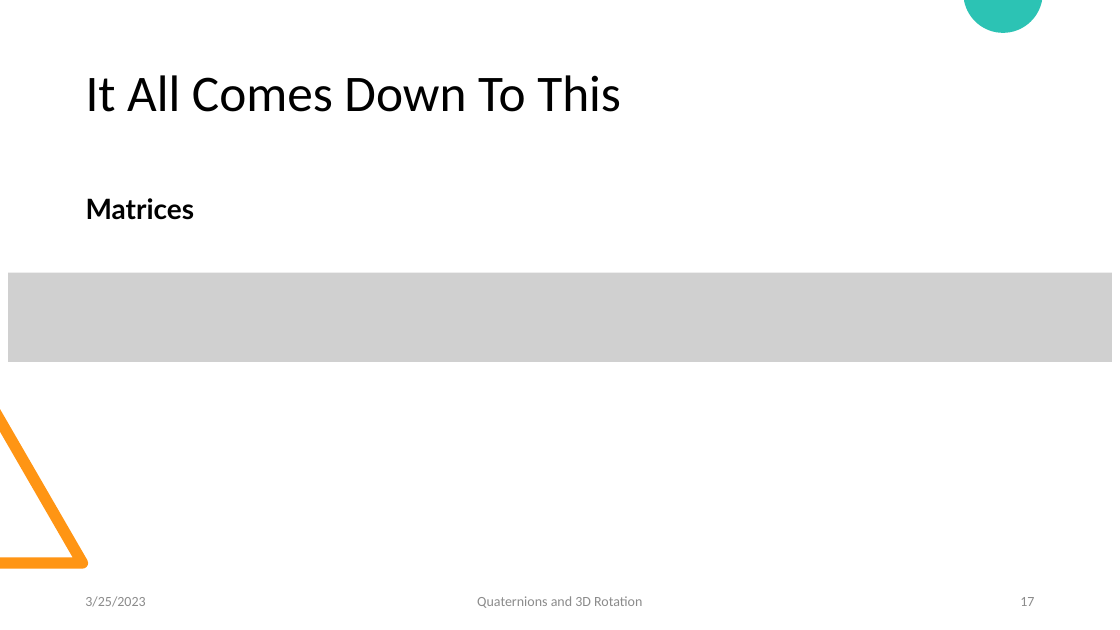
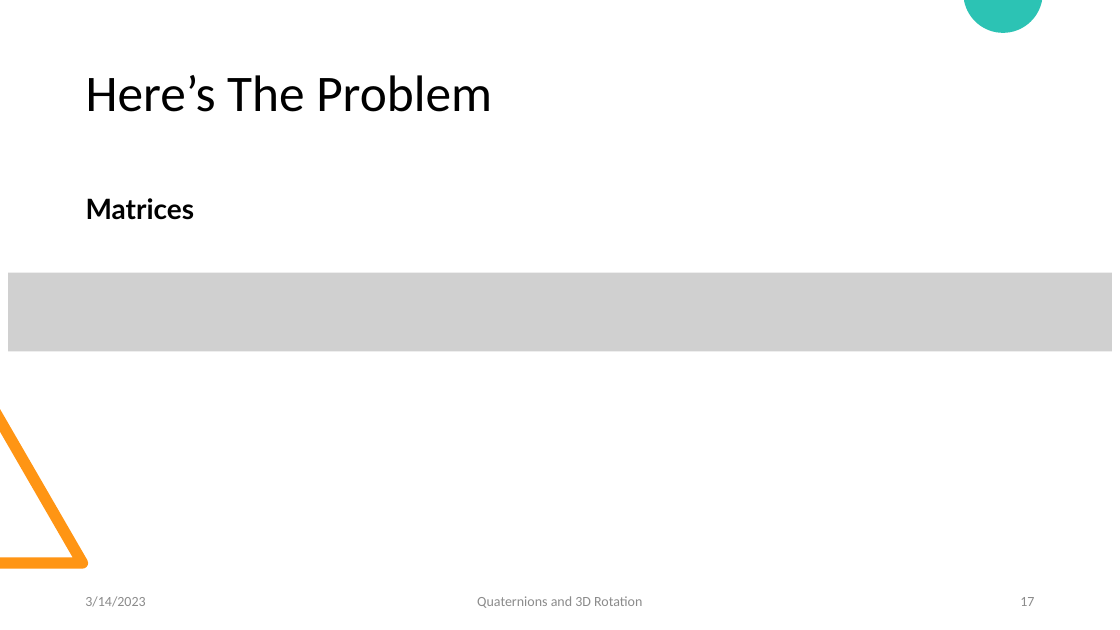
Before and after one commit to LukasGoodman23/QuaternionsVSEulerRotations, a slide deck: slide 17 of Quaternions and Three-Dimensional Rotations.pptx. Drawn at 1120x630 pixels with LibreOffice and Linux fonts; fonts in the diff are those of the drawing; grey boxes stand for pictures. Boxes give left, top, right and bottom in pixels: in the first picture for what was removed or moved away, otherwise in the second. Text is boxed around its words. In the diff, an @@ line names an element or a change of style, - is before the commit and + after.

```diff
--- a/Quaternions and Three-Dimensional Rotations.pptx
+++ b/Quaternions and Three-Dimensional Rotations.pptx
@@ title at (x1=86, y1=75, x2=492, y2=112): text changed @@
-It All Comes Down To This
+Here’s The Problem
@@ picture resized from (x1=8, y1=272, x2=1112, y2=361) to (x1=8, y1=272, x2=1112, y2=351) @@
@@ text at (x1=85, y1=596, x2=145, y2=607): text changed @@
-3/25/2023
+3/14/2023
```
Also in this commit, not shown: 4 other slides changed, 1 slide added.
